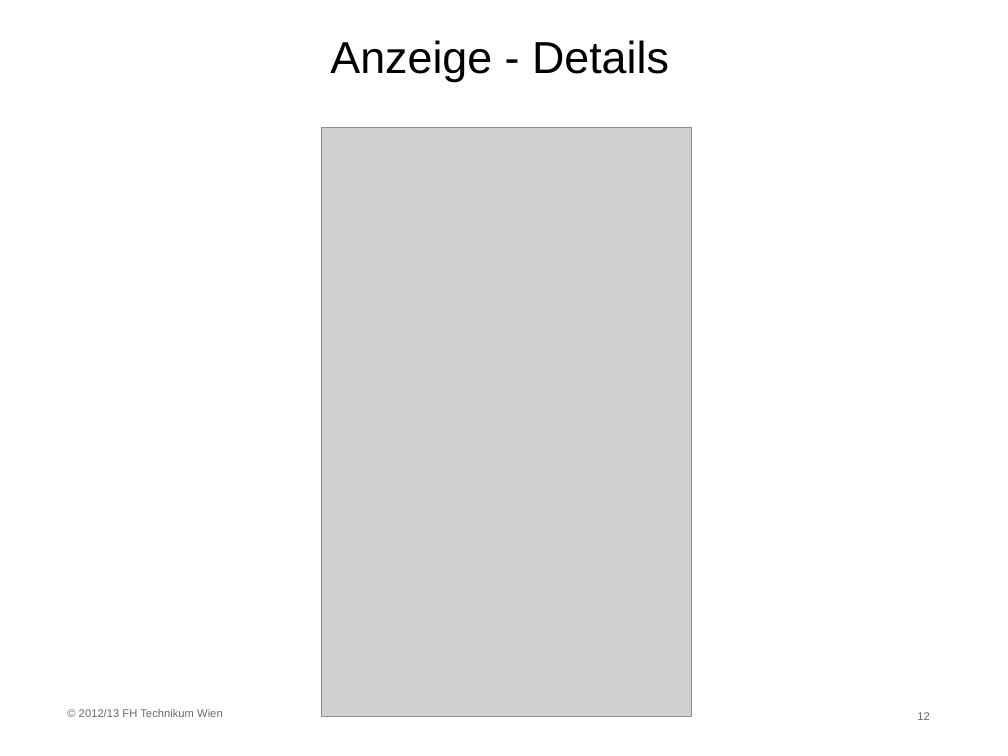
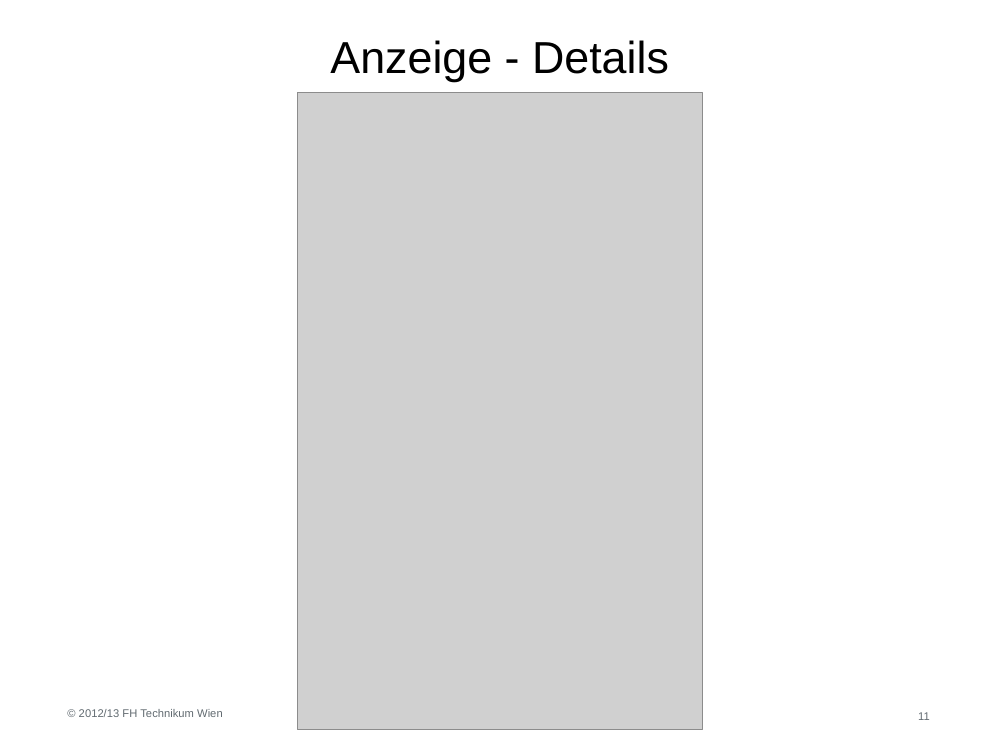
Before and after one commit to ZeRoberto27/MWI2_MobileComputing, a slide deck: slide 11 of Shitdroid/assets/WC-Finder.pptx (slide 12 before the commit). Drawn at 1008x756 pixels with LibreOffice and Linux fonts; fonts in the diff are those of the drawing; grey boxes stand for pictures; background and template pictures are left out. Boxes give left, top, right and bottom in pixels: in the first picture for what was removed or moved away, otherwise in the second. Text is boxed around its words. In the diff, an @@ line names an element or a change of style, - is before the commit and + after.

```diff
--- a/Shitdroid/assets/WC-Finder.pptx
+++ b/Shitdroid/assets/WC-Finder.pptx
@@ picture: place and size @@
-picture at [322, 128, 691, 717]
+picture at [297, 93, 703, 731]
@@ page number at [918, 712, 930, 720]: text changed @@
-12
+11
```
Also in this commit, not shown: 4 other slides changed, 1 slide removed, 6 other files.
